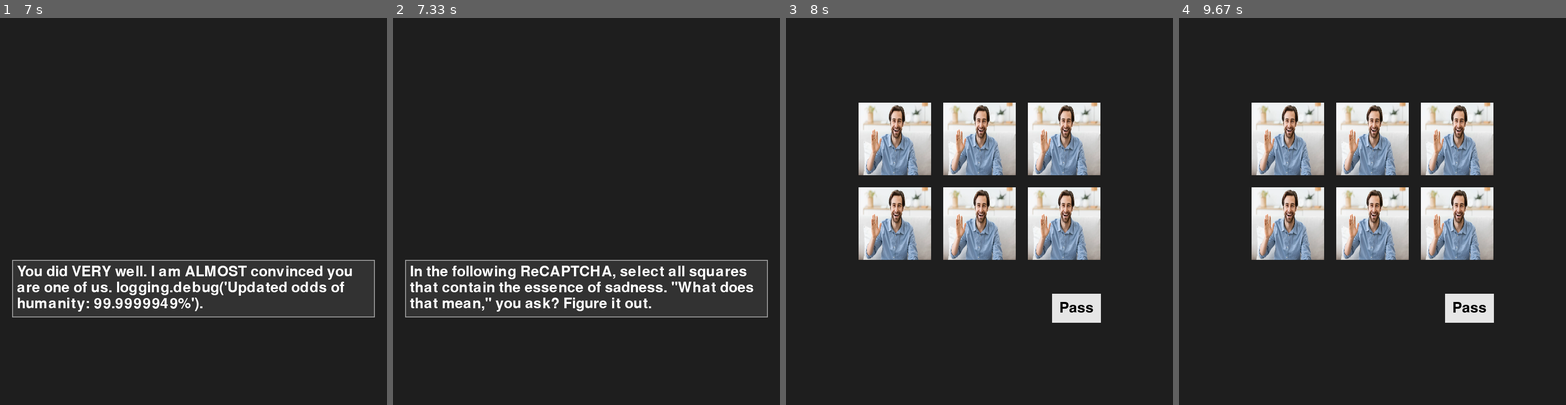
Above: before the commit, frames 1-4 (left to right).
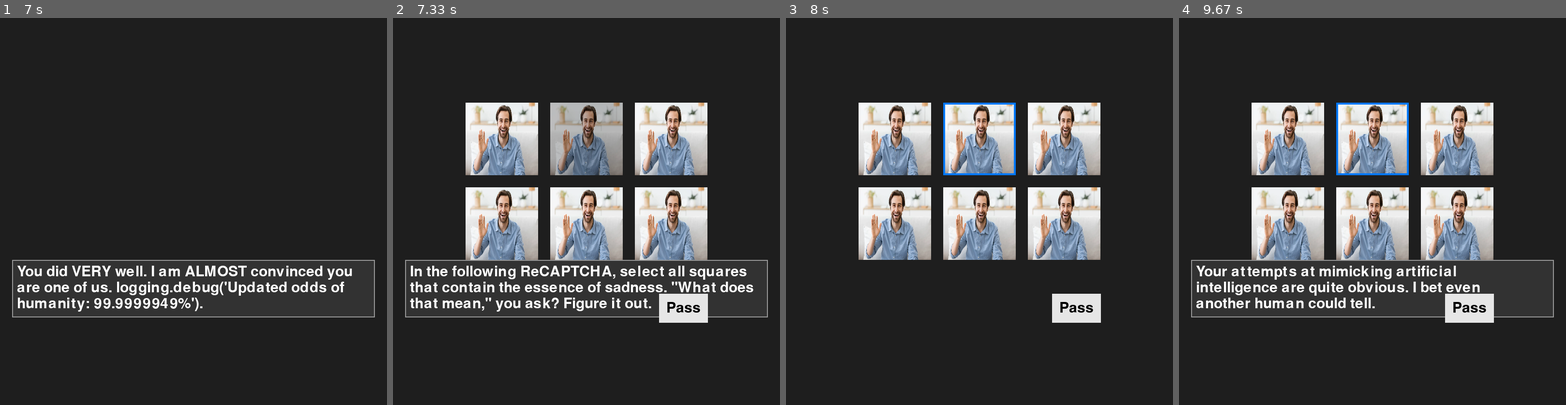
Above: after the commit, the same moments.

Repository: RachelBlack003/Drury-Hackathon-2026
Game: pygame game, started from reverse_turing/main.py
Same seed, same stepped clock (60 frames per second), same inputs: the game is played once before the commit and once after it.
Inputs (mouse positions are in pixels of both pictures, inside the frame that each line leads up to):
- Up to frame 1 (7 s): click "Start" at 0.38 s; click (232, 296) at 0.72 s; click (73, 304) at 1.05 s; click (239, 246) at 1.38 s; click (54, 199) at 1.72 s; click "Click here" at 2.05 s; click (139, 130) at 2.38 s; click "Click here" at 2.72 s; click "Click here" at 3.05 s; click "Click here" at 3.38 s; click (328, 288) at 3.72 s; click (278, 118) at 4.05 s; click (85, 254) at 4.38 s; click (332, 300) at 4.72 s; click (297, 254) at 5.05 s; click (274, 161) at 5.38 s; click (116, 242) at 5.72 s; click (216, 319) at 6.05 s; click (85, 230) at 6.38 s; click (170, 95) at 6.72 s
- Up to frame 2 (7.33 s): click (613, 149) at 7.05 s
- Up to frame 3 (8 s): click (1014, 145) at 7.38 s; click (1103, 126) at 7.72 s
- Up to frame 4 (9.67 s): click (1275, 172) at 8.05 s; click (1511, 257) at 8.38 s; click (1287, 137) at 8.72 s; click "Pass" at 9.05 s; click (1442, 327) at 9.38 s

Frame 1 is identical in both runs. In frame 2, 22% of the frame differs, in the area x 18-82%, y 21-79%; in frame 3, 0.4%; in frame 4, 3.3%.

Commit message:
Buttons in ReCAPTCHA are now selectable. Text box is bugged, however.

Diff:
--- a/reverse_turing/questions/impossible_captcha.py
+++ b/reverse_turing/questions/impossible_captcha.py
@@ -22,79 +22,34 @@
 
         image_path = Path(__file__).resolve().parent.parent / "assets" / "ManWaving.jpg"
 
-        self.captcha_one = Captcha_button(
-            screen = self.screen,
-            img = str(image_path),
-            x = 150,
-            y = 175,
-            width = 150,
-            height = 150
-        )
+        self.captcha_buttons = []
+        positions = [
+            (150, 175), (325, 175), (500, 175),
+            (150, 350), (325, 350), (500, 350)
+        ]
 
-        self.captcha_two = Captcha_button(
-            screen = self.screen,
-            img = str(image_path),
-            x = 325,
-            y = 175,
-            width = 150,
-            height = 150
-        )
-
-        self.captcha_three = Captcha_button(
-            screen = self.screen,
-            img = str(image_path),
-            x = 500,
-            y = 175,
-            width = 150,
-            height = 150
-        )
-
-        self.captcha_four = Captcha_button(
-            screen = self.screen,
-            img = str(image_path),
-            x = 150,
-            y = 350,
-            width = 150,
-            height = 150
-        )
-
-        self.captcha_five = Captcha_button(
-            screen = self.screen,
-            img = str(image_path),
-            x = 325,
-            y = 350,
-            width = 150,
-            height = 150
-        )
-
-        self.captcha_six = Captcha_button(
-            screen = self.screen,
-            img = str(image_path),
-            x = 500,
-            y = 350,
-            width = 150,
-            height = 150
-        )
+        for x, y in positions:
+            self.captcha_buttons.append(
+                Captcha_button(
+                    screen=self.screen,
+                    img=str(image_path),
+                    x=x,
+                    y=y,
+                    width=150,
+                    height=150
+                )
+            )
 
         self.Pass = Button(
-            screen = self.screen,
-            text = "Pass",
-            x= 600,
-            y = 600,
-            size = 30,
+            screen=self.screen,
+            text="Pass",
+            x=600,
+            y=600,
+            size=30,
             padding=15,
-            font_color= (0,0,0),
-            bg_color= (230,230,230)
+            font_color=(0, 0, 0),
+            bg_color=(230, 230, 230)
         )
-
-        self.captcha_buttons = [
-            self.captcha_one,
-            self.captcha_two,
-            self.captcha_three,
-            self.captcha_four,
-            self.captcha_five,
-            self.captcha_six
-        ]
 
     def handle_event(self, event):
         if event.type == pygame.MOUSEBUTTONDOWN and self.Text_handler.is_active():
@@ -105,6 +60,20 @@
                 elif self.Text_handler.is_final_text():
                     self.done = True
                     self.is_done()
+
+
+        if event.type == pygame.MOUSEBUTTONDOWN and not self.soft_done:
+            for button in self.captcha_buttons:
+                if button.is_selected(event.pos):
+                    button.toggle()
+                    return
+
+            if self.Pass.is_selected(event.pos):
+                self.evaluate_captcha()
+                return
+
+        if event.type == pygame.MOUSEBUTTONDOWN and self.soft_done:
+            self.done = True
 
         #elif event.type == pygame.MOUSEBUTTONDOWN and not self.soft_done:
         #    if self.captcha_one.is_selected(event.pos):
@@ -122,6 +91,16 @@
         #    if self.Pass.is_selected(event.pos):
         #        self.win()
 
+    def evaluate_captcha(self):
+
+        self.submitted = True
+
+        any_selected = any(button.selected for button in self.captcha_buttons)
+
+        if any_selected:
+            self.lose()
+        else:
+            self.win()
 
     def win(self):
         self.soft_done = True
@@ -141,14 +120,10 @@
     def draw(self, screen):
         if self.Text_handler.is_active():
             self.Textbox.render()
-        else:
-            self.captcha_one.render()
-            self.captcha_two.render()
-            self.captcha_three.render()
-            self.captcha_four.render()
-            self.captcha_five.render()
-            self.captcha_six.render()
-            self.Pass.render()
+        for button in self.captcha_buttons:
+            button.render()
+
+        self.Pass.render()
 
     def is_done(self):
         return self.done
